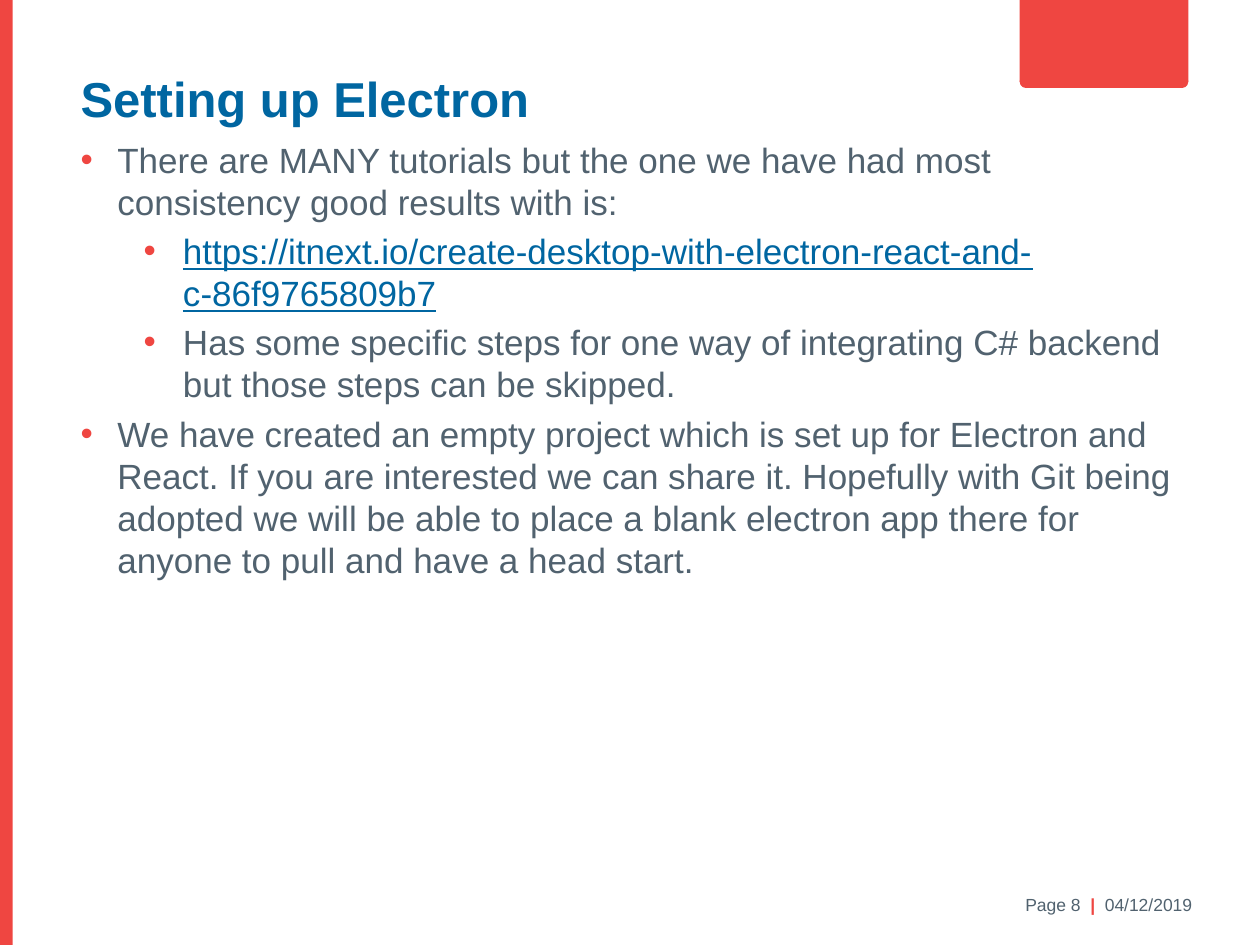
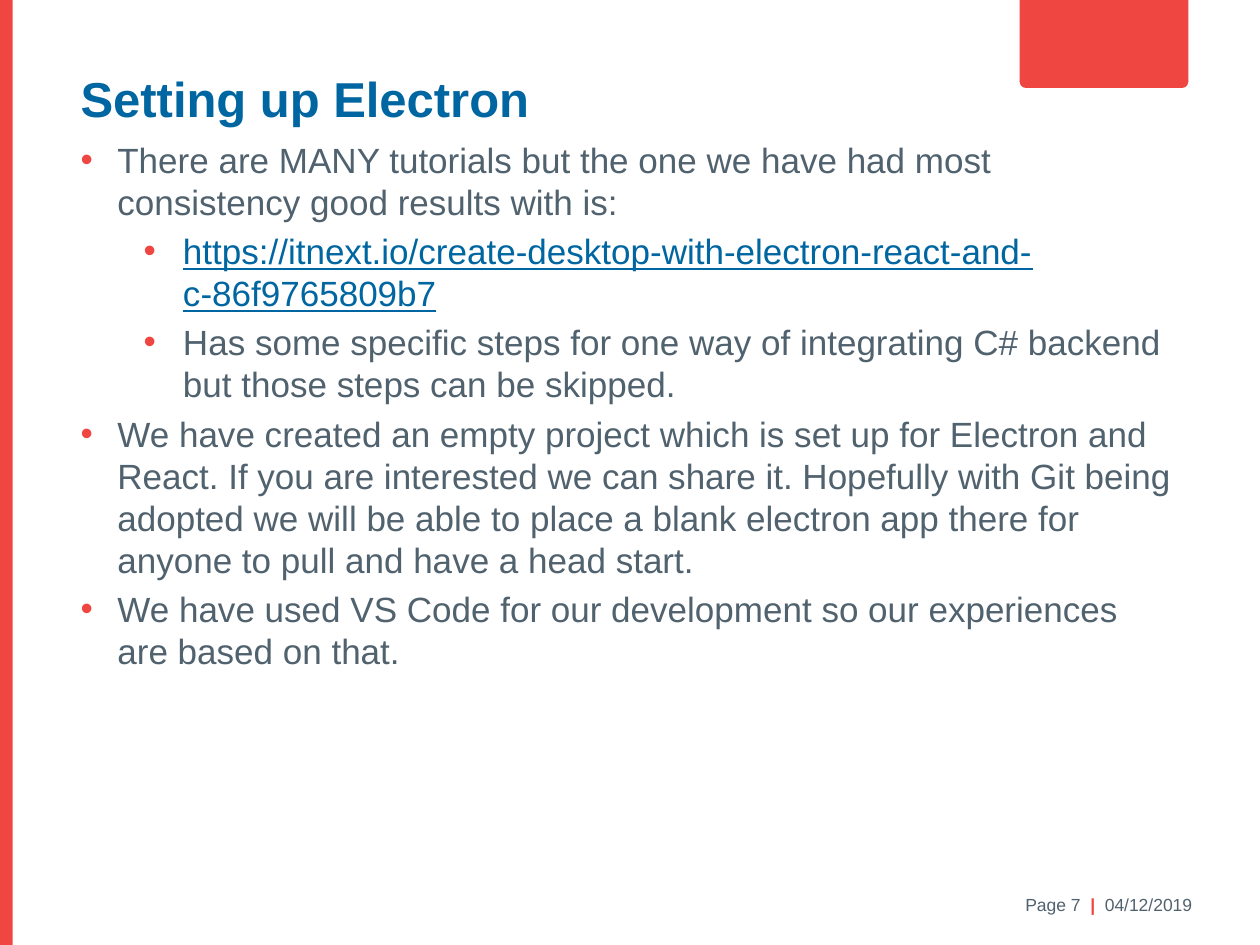
Before and after one commit to antonmaeso/HastingsPier, a slide deck: slide 7 of Electron Brownbag.pptx (slide 8 before the commit). Drawn at 1260x945 pixels with LibreOffice and Linux fonts; fonts in the diff are those of the drawing; background and template pictures are left out. Boxes give left, top, right and bottom in pixels: in the first picture for what was removed or moved away, otherwise in the second. Text is boxed around its words. In the diff, an @@ line names an element or a change of style, - is before the commit and + after.

```diff
--- a/Electron Brownbag.pptx
+++ b/Electron Brownbag.pptx
@@ text at [117,596,1118,665]: paragraph added @@
+• We have used VS Code for our development so our experiences are based on that.
@@ text at [1025,898,1192,915]: text changed @@
-Page 8 | 04/12/2019
+Page 7 | 04/12/2019
```
Also in this commit, not shown: 4 other slides changed, 4 slides added, 1 slide removed, 1 other file.
